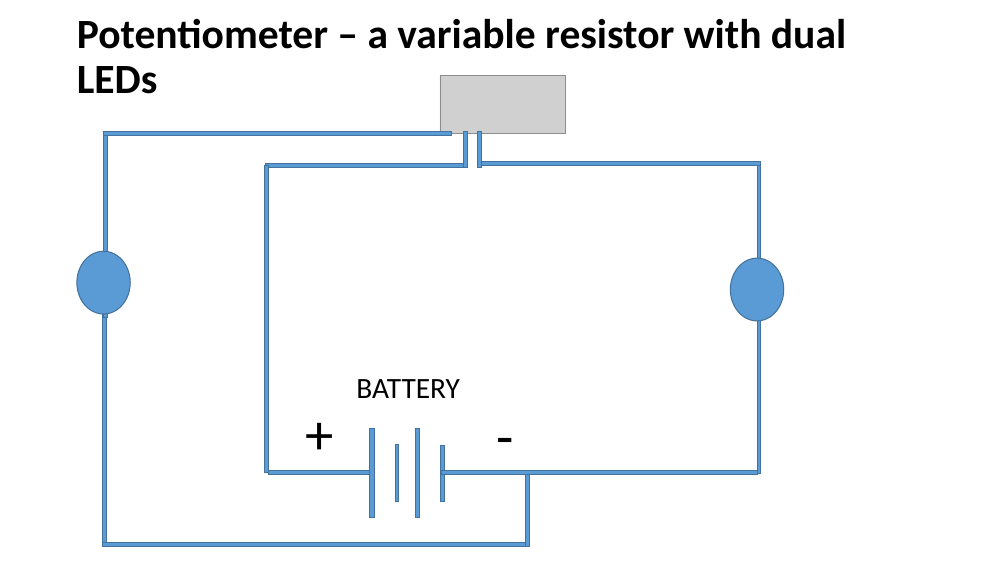
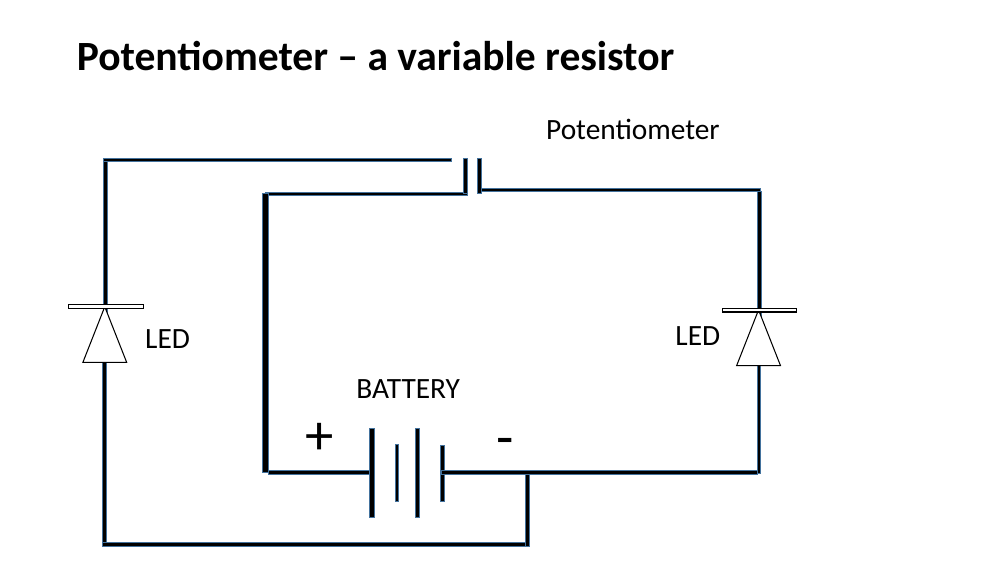
Before and after one commit to infocelab/embedded-projects, a slide deck: slide 5 of Documents/projects for schools.pptx. Drawn at 1008x567 pixels with LibreOffice and Linux fonts; fonts in the diff are those of the drawing; grey boxes stand for pictures. Boxes give left, top, right and bottom in pixels: in the first picture for what was removed or moved away, otherwise in the second. Text is boxed around its words. In the diff, an @@ line names an element or a change of style, - is before the commit and + after.

```diff
--- a/Documents/projects for schools.pptx
+++ b/Documents/projects for schools.pptx
@@ title at <box>77,40,674,71</box>: text changed @@
-Potentiometer – a variable resistor with dual LEDs
+Potentiometer – a variable resistor
@@ picture removed at <box>440,75,566,133</box> @@
@@ text added at <box>546,118,719,140</box>, 28 pt, text #000000 @@
+Potentiometer
@@ fill #5B9BD5 to #000000 in 18 elements at <box>369,428,375,518</box>, <box>268,471,369,475</box>, <box>757,321,761,474</box>, <box>262,194,268,473</box>, <box>479,188,761,192</box>, <box>104,158,452,162</box>, <box>464,159,468,194</box>, <box>478,159,482,194</box>, <box>265,192,468,196</box>, <box>758,191,761,344</box>, <box>103,314,107,546</box>, <box>395,444,399,502</box>, <box>416,428,419,518</box>, <box>440,446,444,502</box>, <box>442,471,757,475</box>, <box>103,543,530,547</box>, <box>526,475,530,547</box>, <box>103,162,107,318</box> @@
@@ rectangle: place and size @@
-rectangle at <box>104,132,107,318</box>
+rectangle at <box>103,162,107,318</box>
@@ 4 rectangles: place and size @@
-4 rectangles at <box>104,132,761,167</box>
+4 rectangles at <box>104,158,761,194</box>
@@ rectangle: place and size @@
-rectangle at <box>264,166,268,473</box>
+rectangle at <box>262,194,268,473</box>
@@ rectangle: place and size @@
-rectangle at <box>265,163,468,167</box>
+rectangle at <box>265,192,468,196</box>
@@ rectangle: place and size @@
-rectangle at <box>757,162,761,315</box>
+rectangle at <box>758,191,761,344</box>
@@ ellipse removed at <box>77,251,131,314</box> @@
@@ ellipse removed at <box>730,258,784,321</box> @@
@@ rectangle added at <box>69,305,143,309</box>, fill #FFFFFF, outline #000000 1 pt @@
@@ triangle added at <box>83,307,127,363</box>, fill #FFFFFF, outline #000000 1 pt @@
@@ text added at <box>145,329,190,348</box>, 28 pt, text #000000 @@
+LED
@@ text added at <box>675,326,720,345</box>, 28 pt, text #000000 @@
+LED
@@ rectangle added at <box>723,309,797,312</box>, fill #FFFFFF, outline #000000 1 pt @@
@@ triangle added at <box>737,310,780,366</box>, fill #FFFFFF, outline #000000 1 pt @@
```
Also in this commit, not shown: 7 other slides changed, 5 slides added, 1 slide removed.
